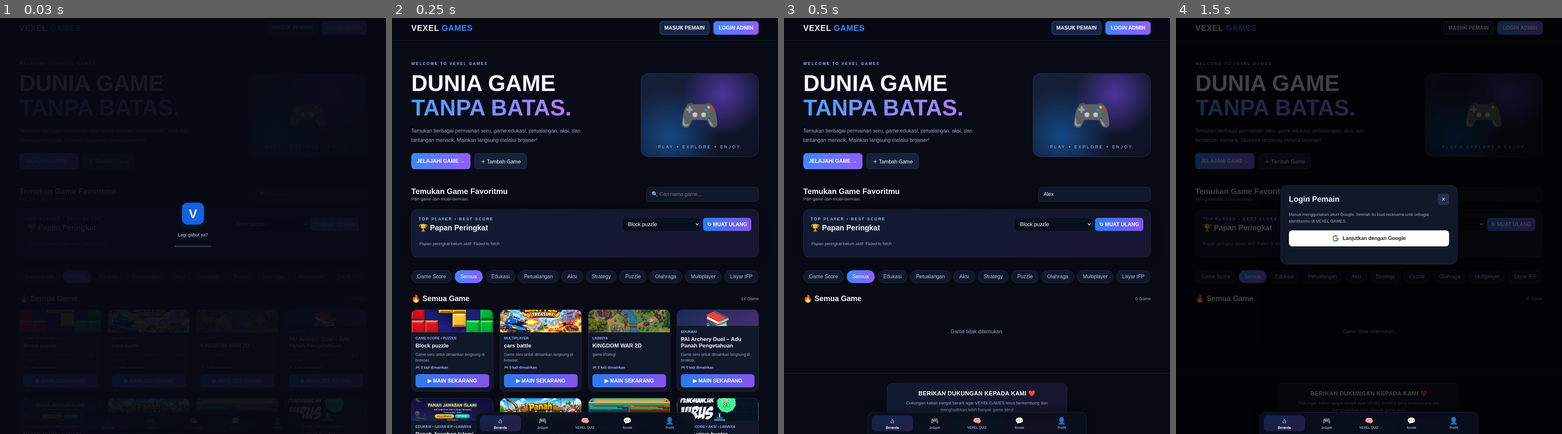
Above: before the commit, frames 1-4 (left to right).
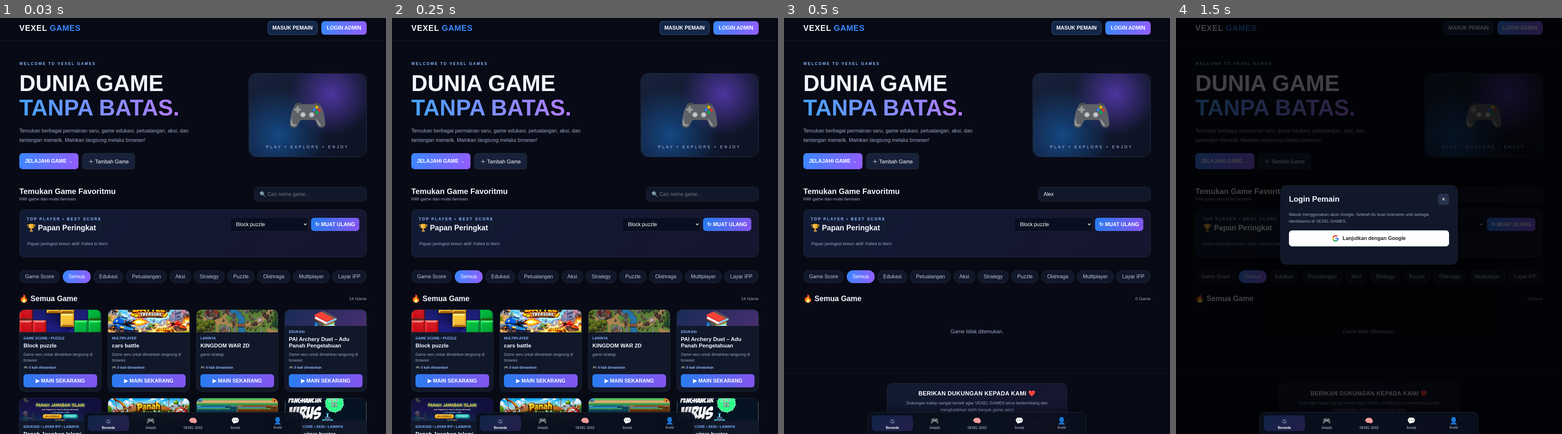
Above: after the commit, the same moments.

Repository: vexelkang-cell/gamepai
Game: browser game, page index.html
Same seed, same stepped clock (60 frames per second), same inputs: the game is played once before the commit and once after it.
Inputs (mouse positions are in pixels of both pictures, inside the frame that each line leads up to):
- Up to frame 1 (0.03 s): no input
- Up to frame 2 (0.25 s): no input
- Up to frame 3 (0.5 s): click (1092, 192) at 0.27 s; type "Alex" at 0.27 s
- Up to frame 4 (1.5 s): click "🧠 VEXEL QUIZ" at 1.27 s

The runs differ from the first frame. In frame 1, 30% of the frame differs, in the area x 5-95%, y 0-100%; in frame 2, nothing differs; in frame 3, nothing differs; in frame 4, nothing differs.

Commit message:
Fix VEXEL home loader on mobile back navigation

Diff:
--- a/index.html
+++ b/index.html
@@ -1343,16 +1343,26 @@
   await restoreAdminSession();
 })();
 
-// Hilangkan intro segera setelah katalog siap, tanpa jeda minimum buatan.
-let vexelLoaderDismissScheduled=false;
+// Hilangkan intro setelah katalog siap. Saat halaman ditinggalkan, sembunyikan
+// sebelum browser menyimpan snapshot BFCache agar tombol Back HP tidak
+// memulihkan halaman dengan layar loading yang menutupi beranda.
+let vexelLoaderDismissed=false;
 function dismissVexelIntro(){
-  if(vexelLoaderDismissScheduled)return;
-  vexelLoaderDismissScheduled=true;
-  requestAnimationFrame(()=>{
-    const loader=document.getElementById("vexelIntroLoader");
-    if(loader)loader.classList.add("hide");
-  });
-}
+  if(vexelLoaderDismissed)return;
+  vexelLoaderDismissed=true;
+  const loader=document.getElementById("vexelIntroLoader");
+  if(loader)loader.classList.add("hide");
+}
+
+// Simpan snapshot halaman dalam keadaan bersih ketika pengguna berpindah halaman.
+window.addEventListener("pagehide",dismissVexelIntro,{capture:true});
+
+// Jika browser memulihkan halaman dari BFCache, pastikan overlay loading
+// langsung disembunyikan tanpa menunggu fetch katalog atau timer yang tertunda.
+window.addEventListener("pageshow",event=>{
+  if(event.persisted)dismissVexelIntro();
+});
+
 loadGames().finally(dismissVexelIntro);
 // Batas pengaman jika katalog gagal dimuat atau koneksi sangat lambat.
 setTimeout(dismissVexelIntro,8000);
